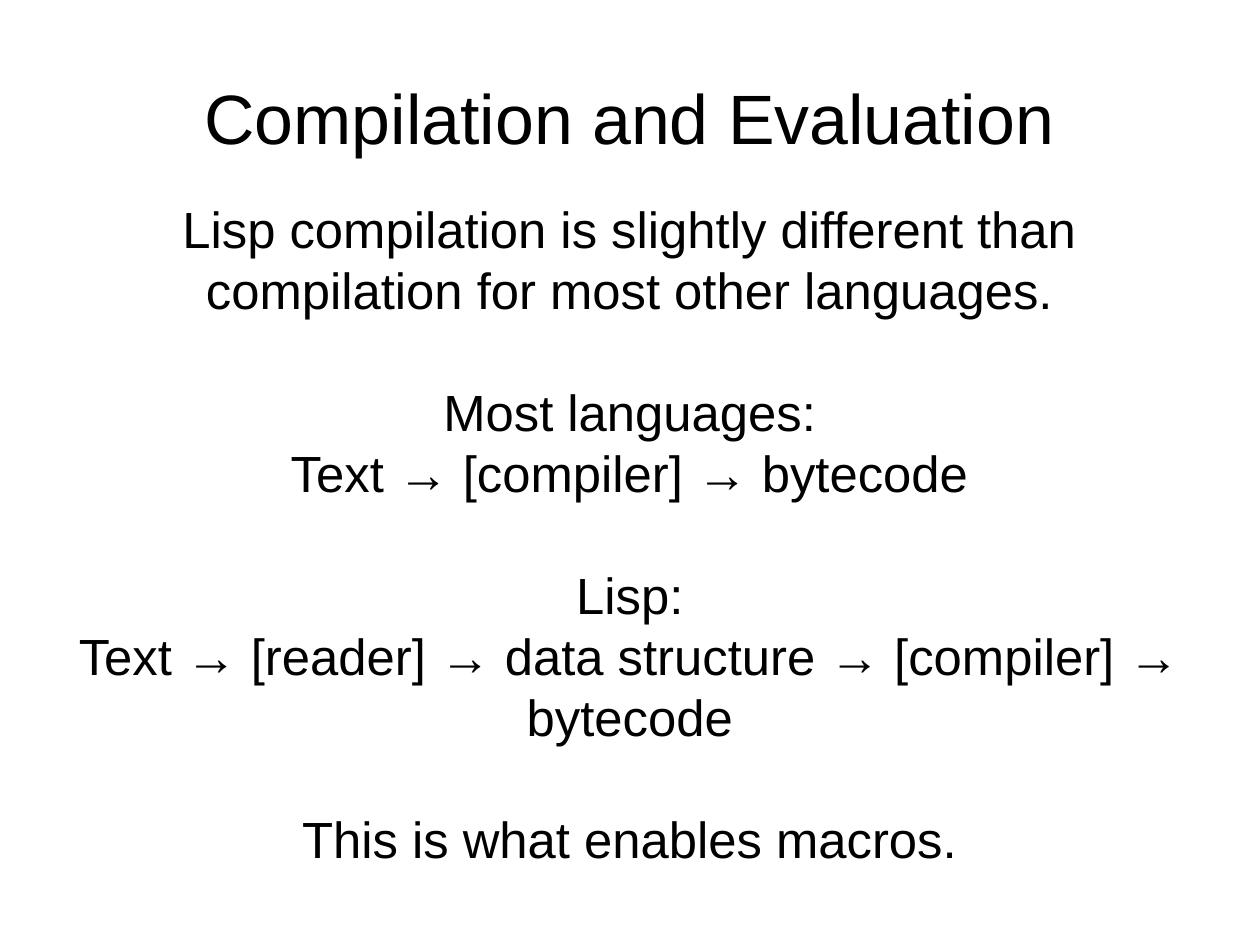
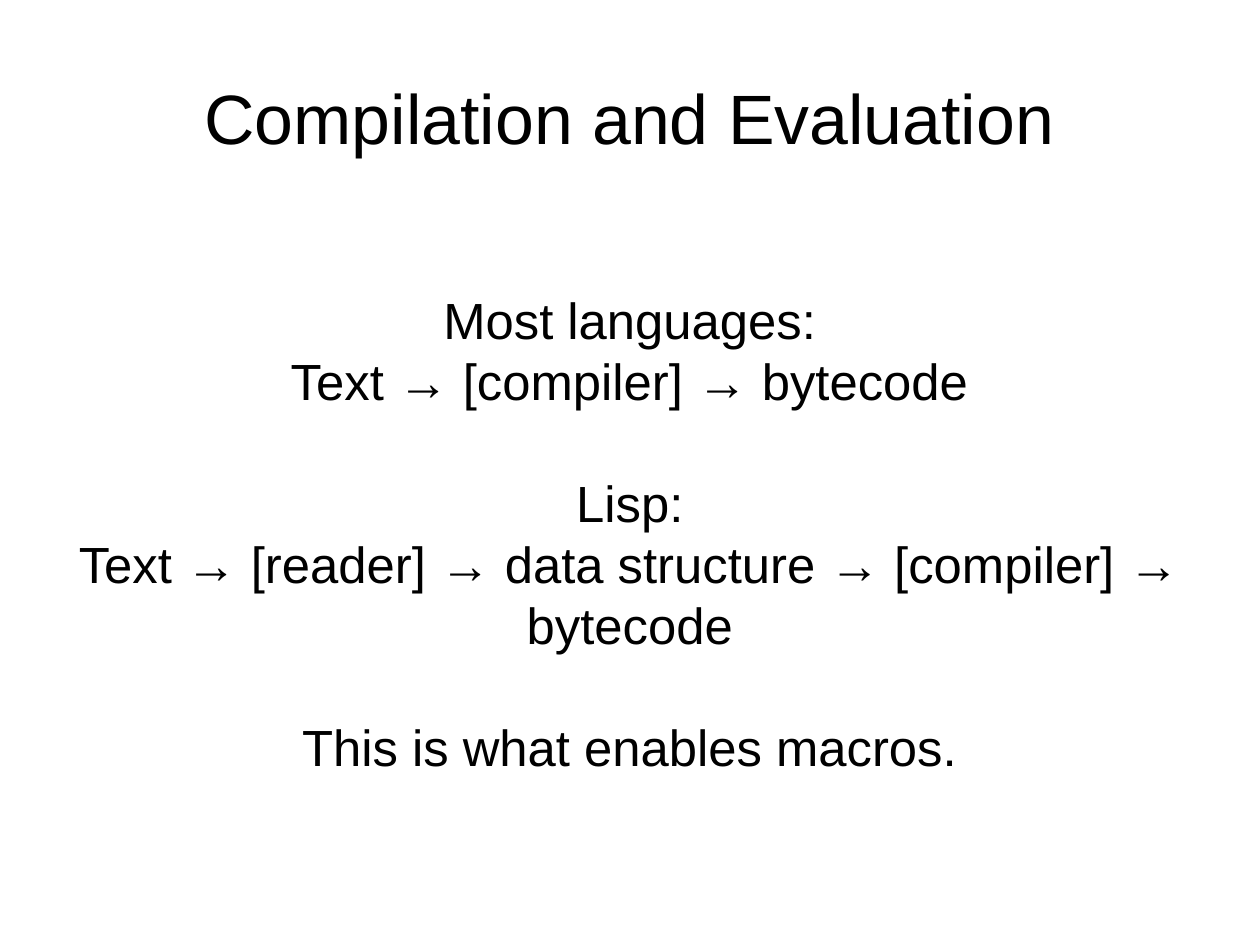
Before and after one commit to djwhitt/cposc2009, a slide deck: slide 7 of slides.odp (slide 6 before the commit). Drawn at 1260x945 pixels with LibreOffice and Linux fonts; fonts in the diff are those of the drawing. Boxes give left, top, right and bottom in pixels: in the first picture for what was removed or moved away, otherwise in the second. Text is boxed around its words. In the diff, an @@ line names an element or a change of style, - is before the commit and + after.

```diff
--- a/slides.odp
+++ b/slides.odp
@@ subtitle at [182, 211, 1076, 319]: paragraph removed @@
-Lisp compilation is slightly different than compilation for most other languages.
```
Also in this commit, not shown: 2 other slides changed, 2 slides added.
